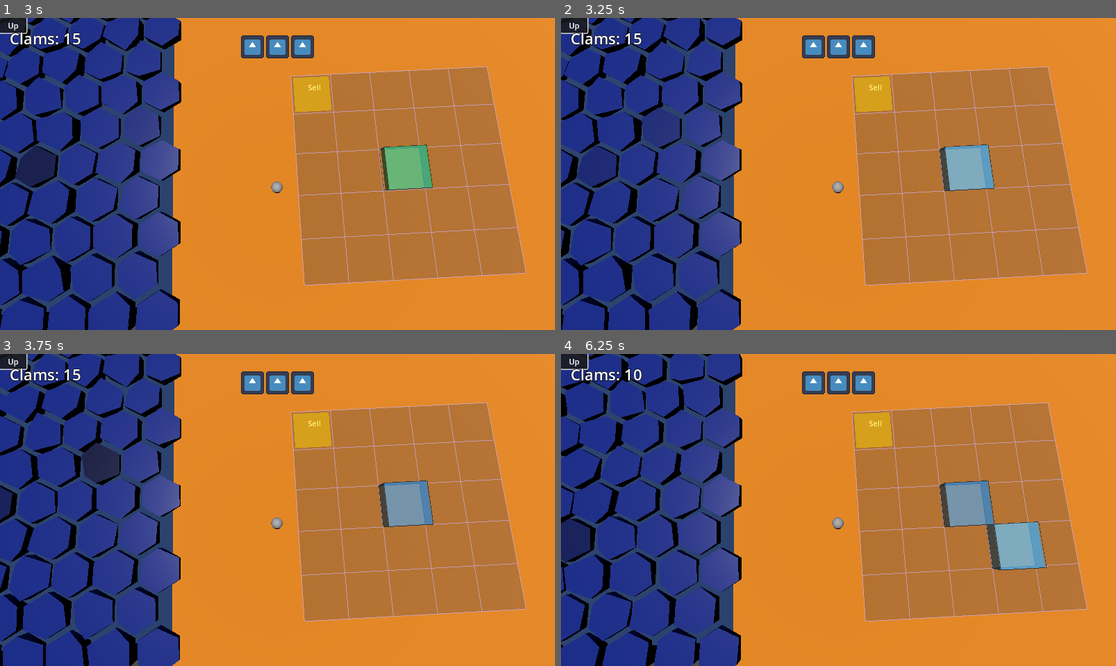
Above: before the commit, frames 1-4 (two rows, left to right).
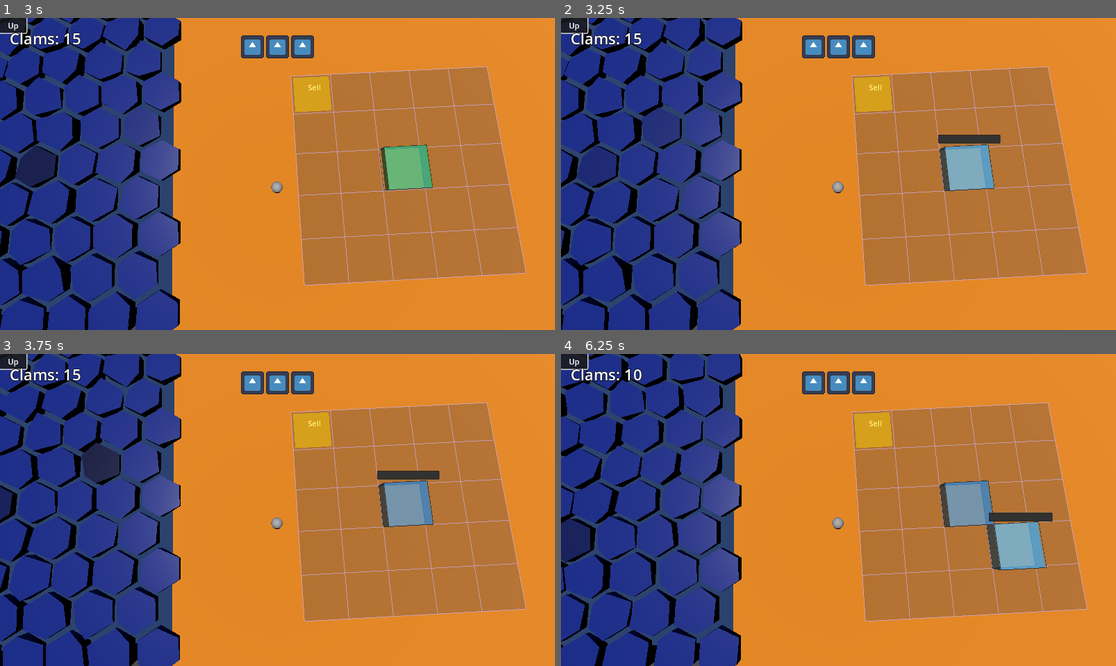
Above: after the commit, the same moments.

Repository: BinRoot/ludum-dare-58
Game: Godot game, scene res://Scenes/world.tscn
Two runs of this game, one before a commit and one after it. Both use one fixed random seed, a clock stepped at 60 frames per second and the inputs below. The engine's default icon, where the game draws it, is replaced by a stand-in: a white triangle on a blue panel in a dark square.
Inputs (mouse positions are in pixels of both pictures, inside the frame that each line leads up to):
- Up to frame 1 (3 s): click "Up" at 0.5 s; click "Up" at 1.25 s; click "Up" at 2 s; move the mouse to (399, 158) at 2.77 s; click (399, 158) at 2.92 s
- Up to frame 2 (3.25 s): no input
- Up to frame 3 (3.75 s): drag from (166, 525) to (249, 572) at 3.52 s
- Up to frame 4 (6.25 s): move the mouse to (894, 441) at 4.27 s; click (894, 441) at 4.42 s; drag from (810, 572) to (672, 463) at 5.02 s; move the mouse to (1005, 556) at 5.77 s; click (1005, 556) at 5.92 s

Frame 1 is identical in both runs. In frame 2, 0.3% of the frame differs, in the area x 67-80%, y 37-41%; in frame 3, 0.3%; in frame 4, 0.3%, in the area x 77-89%, y 50-54%.

Commit message:
tank capacity

Diff:
--- a/Scenes/fish.gd
+++ b/Scenes/fish.gd
@@ -85,6 +85,7 @@
 # Age and growth
 var age: int = -1
 var is_in_tank: bool = false
+var parent_tank: Node3D = null  # Reference to the tank this fish is in
 
 # Surface behavior state
 var is_surfacing: bool = false
@@ -1124,6 +1125,10 @@
 	if is_moving:
 		_pick_new_destination()
 
+	# Notify parent tank to recalculate capacity
+	if is_in_tank:
+		_notify_tank_of_growth()
+
 # ======================
 # Surface Behavior
 # ======================
@@ -1165,3 +1170,14 @@
 	var current_basis: Basis = global_transform.basis
 	var look_down_rotation: Basis = Basis(Vector3.FORWARD, deg_to_rad(surface_look_angle))
 	global_transform.basis = current_basis * look_down_rotation
+
+# Notify the parent tank that this fish has grown
+func _notify_tank_of_growth() -> void:
+	if parent_tank and is_instance_valid(parent_tank):
+		if parent_tank.has_method("recalculate_capacity"):
+			print("Fish grew! Notifying tank to recalculate capacity")
+			parent_tank.recalculate_capacity()
+		else:
+			print("Warning: Parent tank doesn't have recalculate_capacity method")
+	else:
+		print("Warning: Fish has no valid parent tank reference")
--- a/Scenes/fish_tank.gd
+++ b/Scenes/fish_tank.gd
@@ -34,6 +34,12 @@
 
 # Fish management
 var contained_fish: Array[Node3D] = []
+
+# Capacity system
+@export var max_capacity: float = 100.0  # Maximum capacity before tank breaks
+var current_capacity: float = 0.0  # Current capacity based on fish volumes
+var capacity_bar: ProgressBar = null  # UI progress bar for capacity
+var capacity_bar_container: Control = null  # Container for the progress bar
 
 func _ready():
 	# Allow fish tanks to be interactive even when the game is paused
@@ -252,6 +258,9 @@
 	sell_preview_label.position = Vector3(0, tank_height + 0.6, 0)
 	add_child(sell_preview_label)
 
+	# Create capacity progress bar
+	_create_capacity_bar()
+
 func _setup_interaction():
 	# Create static body for mouse picking
 	static_body = StaticBody3D.new()
@@ -303,6 +312,10 @@
 			material.albedo_color = glass_color * 1.3  # Brighten on hover
 		else:
 			material.albedo_color = glass_color
+
+	# Show/hide capacity bar based on hover state
+	if capacity_bar_container:
+		capacity_bar_container.visible = is_hovered and not is_dragging
 
 func _on_input_event(_camera: Node, event: InputEvent, _position: Vector3, _normal: Vector3, _shape_idx: int):
 	if event is InputEventMouseButton:
@@ -539,12 +552,20 @@
 	if not fish:
 		return
 
+	# Calculate fish volume and check capacity
+	var fish_volume = _calculate_fish_volume(fish)
+	var new_capacity = current_capacity + fish_volume
+
 	# Add to our list of contained fish
 	contained_fish.append(fish)
-
-	# Mark fish as being in a tank
+	current_capacity = new_capacity
+	_update_capacity_bar()
+
+	# Mark fish as being in a tank and store reference to this tank
 	if "is_in_tank" in fish:
 		fish.is_in_tank = true
+	if "parent_tank" in fish:
+		fish.parent_tank = self
 
 	# Create a collision shape for the tank bounds that the fish can use
 	var tank_bounds = _create_tank_bounds()
@@ -581,6 +602,10 @@
 	# Pick a new destination so the fish starts swimming
 	if fish.has_method("_pick_new_destination"):
 		fish._pick_new_destination()
+
+	# Check if tank is over capacity
+	if current_capacity > max_capacity:
+		_break_tank()
 
 # Create a bounds collision shape for the fish to swim within
 func _create_tank_bounds() -> CollisionShape3D:
@@ -621,3 +646,262 @@
 			# If fish is currently moving to a target, update the target too
 			if fish.has_method("get") and "current_target" in fish:
 				fish.current_target += position_delta
+
+# ===========================
+# Capacity System Methods
+# ===========================
+
+# Create the capacity progress bar UI
+func _create_capacity_bar():
+	# Create a SubViewport to render the UI in 3D space (doubled size for better readability)
+	var viewport = SubViewport.new()
+	viewport.size = Vector2i(600, 120)
+	viewport.transparent_bg = true
+	add_child(viewport)
+
+	# Create container control
+	capacity_bar_container = Control.new()
+	capacity_bar_container.set_anchors_preset(Control.PRESET_FULL_RECT)
+	viewport.add_child(capacity_bar_container)
+
+	# Create background panel (doubled size)
+	var panel = Panel.new()
+	panel.position = Vector2(20, 20)
+	panel.size = Vector2(560, 80)
+	capacity_bar_container.add_child(panel)
+
+	# Style the panel
+	var style_box = StyleBoxFlat.new()
+	style_box.bg_color = Color(0.1, 0.1, 0.1, 0.8)
+	style_box.border_color = Color(0.3, 0.3, 0.3, 1.0)
+	style_box.set_border_width_all(3)
+	style_box.corner_radius_top_left = 8
+	style_box.corner_radius_top_right = 8
+	style_box.corner_radius_bottom_left = 8
+	style_box.corner_radius_bottom_right = 8
+	panel.add_theme_stylebox_override("panel", style_box)
+
+	# Create progress bar (doubled size)
+	capacity_bar = ProgressBar.new()
+	capacity_bar.position = Vector2(30, 30)
+	capacity_bar.size = Vector2(540, 60)
+	capacity_bar.min_value = 0
+	capacity_bar.max_value = 100
+	capacity_bar.value = 0
+	capacity_bar.show_percentage = false
+	capacity_bar_container.add_child(capacity_bar)
+
+	# Style the progress bar
+	var progress_bg = StyleBoxFlat.new()
+	progress_bg.bg_color = Color(0.2, 0.2, 0.2, 1.0)
+	progress_bg.corner_radius_top_left = 5
+	progress_bg.corner_radius_top_right = 5
+	progress_bg.corner_radius_bottom_left = 5
+	progress_bg.corner_radius_bottom_right = 5
+	capacity_bar.add_theme_stylebox_override("background", progress_bg)
+
+	var progress_fill = StyleBoxFlat.new()
+	progress_fill.bg_color = Color(0.3, 0.8, 0.3, 1.0)  # Green
+	progress_fill.corner_radius_top_left = 5
+	progress_fill.corner_radius_top_right = 5
+	progress_fill.corner_radius_bottom_left = 5
+	progress_fill.corner_radius_bottom_right = 5
+	capacity_bar.add_theme_stylebox_override("fill", progress_fill)
+
+	# Add label to show percentage text (larger font)
+	var label = Label.new()
+	label.position = Vector2(40, 40)
+	label.add_theme_font_size_override("font_size", 32)
+	label.add_theme_color_override("font_color", Color.WHITE)
+	label.add_theme_color_override("font_outline_color", Color.BLACK)
+	label.add_theme_constant_override("outline_size", 4)
+	capacity_bar_container.add_child(label)
+	capacity_bar.set_meta("label", label)
+
+	# Create a Sprite3D to display the viewport in 3D
+	var sprite = Sprite3D.new()
+	sprite.texture = viewport.get_texture()
+	sprite.pixel_size = 0.01  # Increased from 0.003 to make it much larger
+	sprite.billboard = BaseMaterial3D.BILLBOARD_ENABLED
+	sprite.no_depth_test = true
+	sprite.render_priority = 10
+	# Position above the tank
+	sprite.position = Vector3(0, tank_height + 0.5, -2.5)  # Raised higher too
+	add_child(sprite)
+
+	# Hide initially (show only on hover)
+	capacity_bar_container.visible = false
+
+# Calculate fish volume based on graph complexity
+func _calculate_fish_volume(fish: Node3D) -> float:
+	if not fish or not "graph" in fish:
+		return 10.0  # Default volume if fish has no graph
+
+	var graph = fish.graph
+	if graph.size() == 0:
+		return 10.0
+
+	# Count unique nodes in the graph
+	var nodes_set = {}
+	for edge in graph:
+		nodes_set[edge.x] = true
+		nodes_set[edge.y] = true
+
+	var num_nodes = nodes_set.size()
+	var num_edges = graph.size()
+
+	# Volume is based on graph complexity
+	# More nodes and edges = more complex = larger volume
+	var volume = (num_nodes * 5.0) + (num_edges * 3.0)
+
+	return volume
+
+# Update the capacity bar display
+func _update_capacity_bar():
+	if not capacity_bar:
+		return
+
+	var percentage = (current_capacity / max_capacity) * 100.0
+	capacity_bar.value = percentage
+
+	# Update label
+	var label = capacity_bar.get_meta("label") as Label
+	if label:
+		label.text = "Capacity: %d%%" % int(percentage)
+
+	# Change color based on capacity level
+	var progress_fill = capacity_bar.get_theme_stylebox("fill") as StyleBoxFlat
+	if progress_fill:
+		if percentage < 70:
+			progress_fill.bg_color = Color(0.3, 0.8, 0.3, 1.0)  # Green
+		elif percentage < 90:
+			progress_fill.bg_color = Color(0.9, 0.9, 0.3, 1.0)  # Yellow
+		else:
+			progress_fill.bg_color = Color(0.9, 0.3, 0.3, 1.0)  # Red
+
+# Recalculate total capacity from all contained fish
+func recalculate_capacity():
+	# Store old capacity for comparison
+	var old_capacity = current_capacity
+
+	# Reset capacity
+	current_capacity = 0.0
+
+	# Sum up volumes of all fish
+	for fish in contained_fish:
+		if fish and is_instance_valid(fish):
+			var fish_volume = _calculate_fish_volume(fish)
+			current_capacity += fish_volume
+			print("  Fish volume: ", fish_volume)
+
+	print("Tank capacity recalculated: ", old_capacity, " -> ", current_capacity, " (max: ", max_capacity, ")")
+
+	# Update display
+	_update_capacity_bar()
+
+	# Check if tank should break
+	if current_capacity > max_capacity:
+		print("Tank over capacity! Breaking...")
+		_break_tank()
+
+# Break the tank when over capacity
+func _break_tank():
+	print("Tank breaking! Over capacity: ", current_capacity, "/", max_capacity)
+
+	# Create breaking visual effect
+	_create_tank_break_effect()
+
+	# Kill all fish in the tank
+	for fish in contained_fish:
+		if fish and is_instance_valid(fish):
+			_kill_fish(fish)
+
+	# Clear the fish list
+	contained_fish.clear()
+	current_capacity = 0.0
+
+	# Destroy the tank after a delay (let fish animations play)
+	await get_tree().create_timer(3.0).timeout
+	queue_free()
+
+# Create visual effect for tank breaking
+func _create_tank_break_effect():
+	# Flash the tank red
+	if material:
+		var tween = create_tween()
+		tween.set_loops(3)
+		tween.tween_property(material, "albedo_color", Color(1.0, 0.2, 0.2, 0.5), 0.2)
+		tween.tween_property(material, "albedo_color", glass_color, 0.2)
+
+	# Create shatter particles (simple version with multiple small pieces)
+	for i in range(20):
+		var shard = MeshInstance3D.new()
+		var shard_mesh = BoxMesh.new()
+		shard_mesh.size = Vector3(0.1, 0.1, 0.1)
+		shard.mesh = shard_mesh
+
+		var shard_material = StandardMaterial3D.new()
+		shard_material.albedo_color = glass_color
+		shard_material.transparency = BaseMaterial3D.TRANSPARENCY_ALPHA
+		shard.set_surface_override_material(0, shard_material)
+
+		# Random position around tank
+		shard.position = position + Vector3(
+			randf_range(-width * cell_size / 2, width * cell_size / 2),
+			randf_range(0, tank_height),
+			randf_range(-height * cell_size / 2, height * cell_size / 2)
+		)
+
+		get_parent().add_child(shard)
+
+		# Animate shard falling and fading
+		var shard_tween = create_tween()
+		shard_tween.set_parallel(true)
+		shard_tween.tween_property(shard, "position:y", shard.position.y - 2.0, 1.0)
+		shard_tween.tween_property(shard_material, "albedo_color:a", 0.0, 1.0)
+		shard_tween.tween_property(shard, "rotation", Vector3(randf() * TAU, randf() * TAU, randf() * TAU), 1.0)
+		shard_tween.chain()
+		shard_tween.tween_callback(shard.queue_free)
+
+# Animate fish death - float to heaven and fade out
+func _kill_fish(fish: Node3D):
+	if not fish or not is_instance_valid(fish):
+		return
+
+	print("Fish dying: ", fish.name)
+
+	# Stop fish movement
+	if "is_moving" in fish:
+		fish.is_moving = false
+
+	# Get fish material for fading
+	var fish_material: ShaderMaterial = null
+	if fish.has_node("MeshInstance3D"):
+		var fish_mesh = fish.get_node("MeshInstance3D") as MeshInstance3D
+		if fish_mesh:
+			fish_material = fish_mesh.get_surface_override_material(0) as ShaderMaterial
+
+	# Create death animation
+	var death_tween = create_tween()
+	death_tween.set_parallel(true)
+
+	# Float upward (to heaven)
+	var float_distance = 10.0
+	death_tween.tween_property(fish, "global_position:y", fish.global_position.y + float_distance, 2.5).set_ease(Tween.EASE_OUT)
+
+	# Rotate while floating
+	death_tween.tween_property(fish, "rotation:y", fish.rotation.y + PI * 2, 2.5)
+
+	# Fade out by adjusting the base color alpha if we have shader material
+	if fish_material and fish_material.shader:
+		var original_color = fish_material.get_shader_parameter("base_color") as Color
+		if original_color:
+			var transparent_color = Color(original_color.r, original_color.g, original_color.b, 0.0)
+			death_tween.tween_property(fish_material, "shader_parameter/base_color", transparent_color, 2.5)
+
+	# Scale down while floating
+	death_tween.tween_property(fish, "scale", Vector3(0.1, 0.1, 0.1), 2.5).set_ease(Tween.EASE_IN)
+
+	# Delete fish after animation
+	death_tween.chain()
+	death_tween.tween_callback(fish.queue_free)
